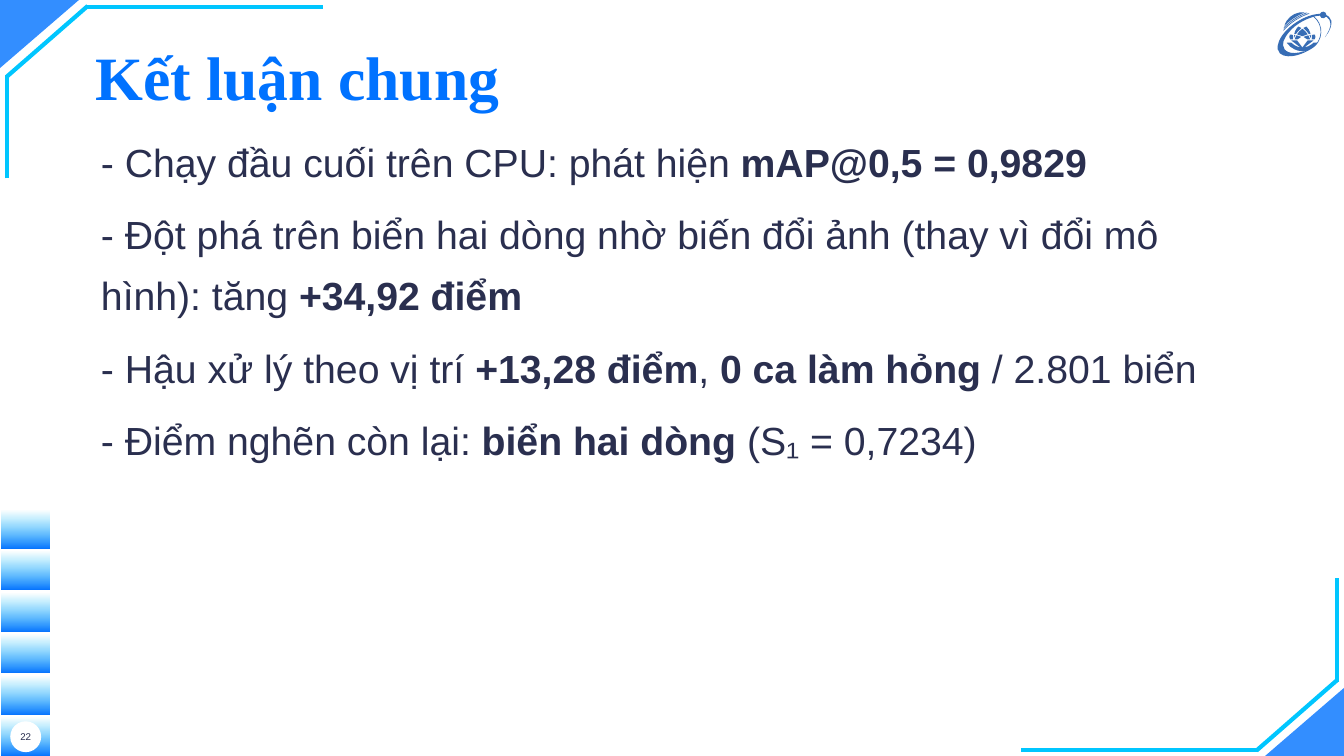
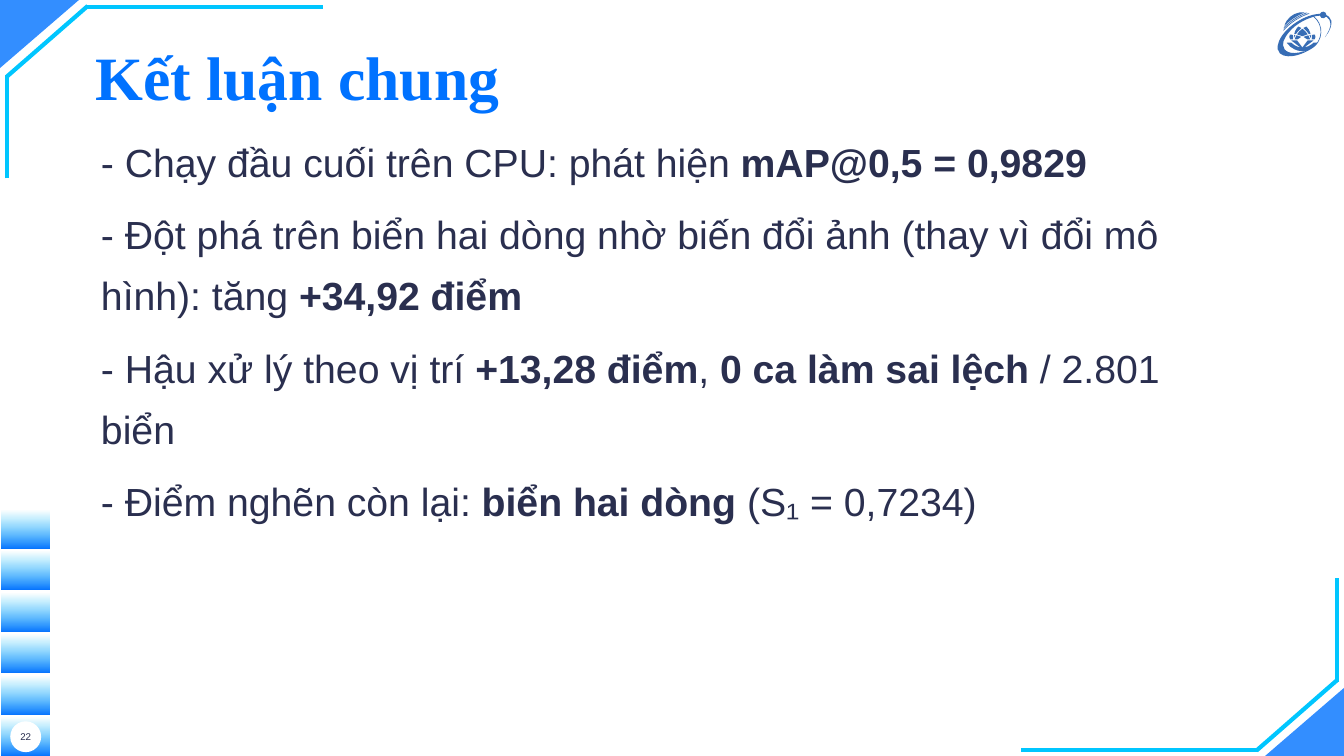
Before and after one commit to hieunguyen2604/alpr-do-an-mon-hoc, a slide deck: slide 22 of nop/02-slide-mon-hoc.pptx. Drawn at 1344x756 pixels with LibreOffice and Linux fonts; fonts in the diff are those of the drawing; background and template pictures are left out. Boxes give left, top, right and bottom in pixels: in the first picture for what was removed or moved away, otherwise in the second. Text is boxed around its words. In the diff, an @@ line names an element or a change of style, - is before the commit and + after.

```diff
--- a/nop/02-slide-mon-hoc.pptx
+++ b/nop/02-slide-mon-hoc.pptx
@@ text at (x1=101, y1=352, x2=1160, y2=445): text changed @@
-- Hậu xử lý theo vị trí +13,28 điểm, 0 ca làm hỏng / 2.801 biển
+- Hậu xử lý theo vị trí +13,28 điểm, 0 ca làm sai lệch / 2.801 biển
```
Also in this commit, not shown: 24 other files.
